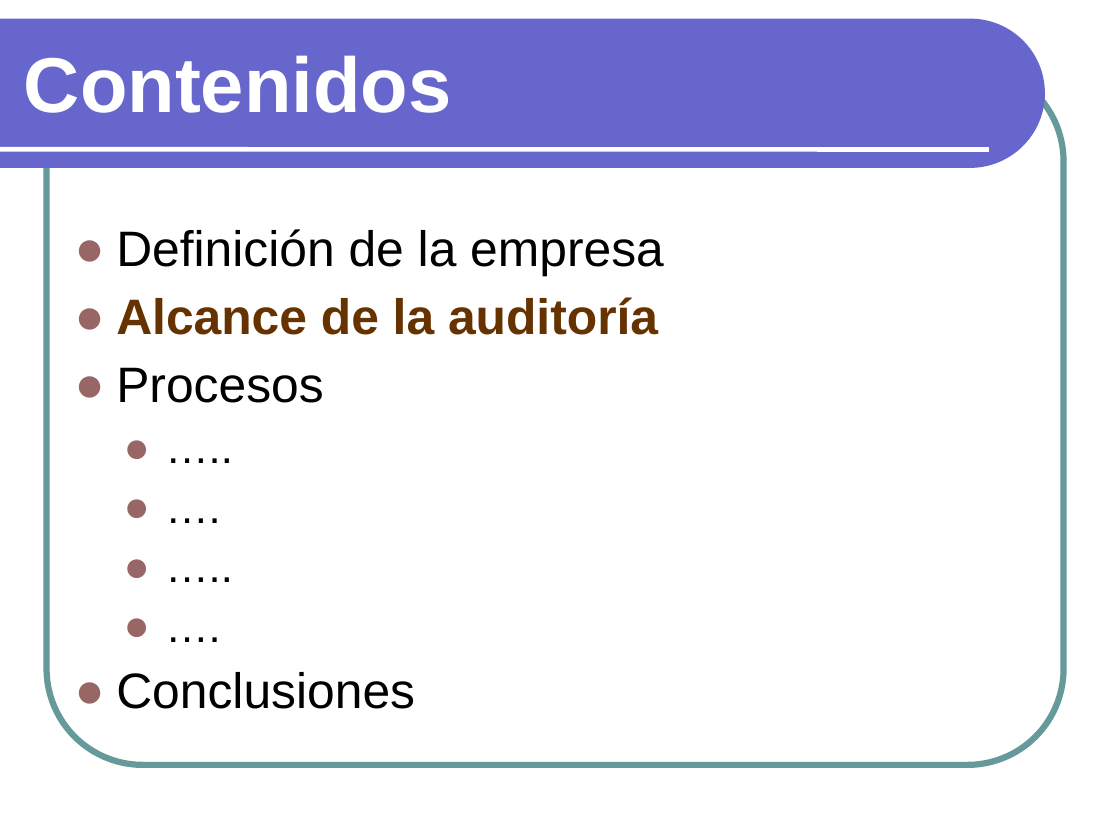
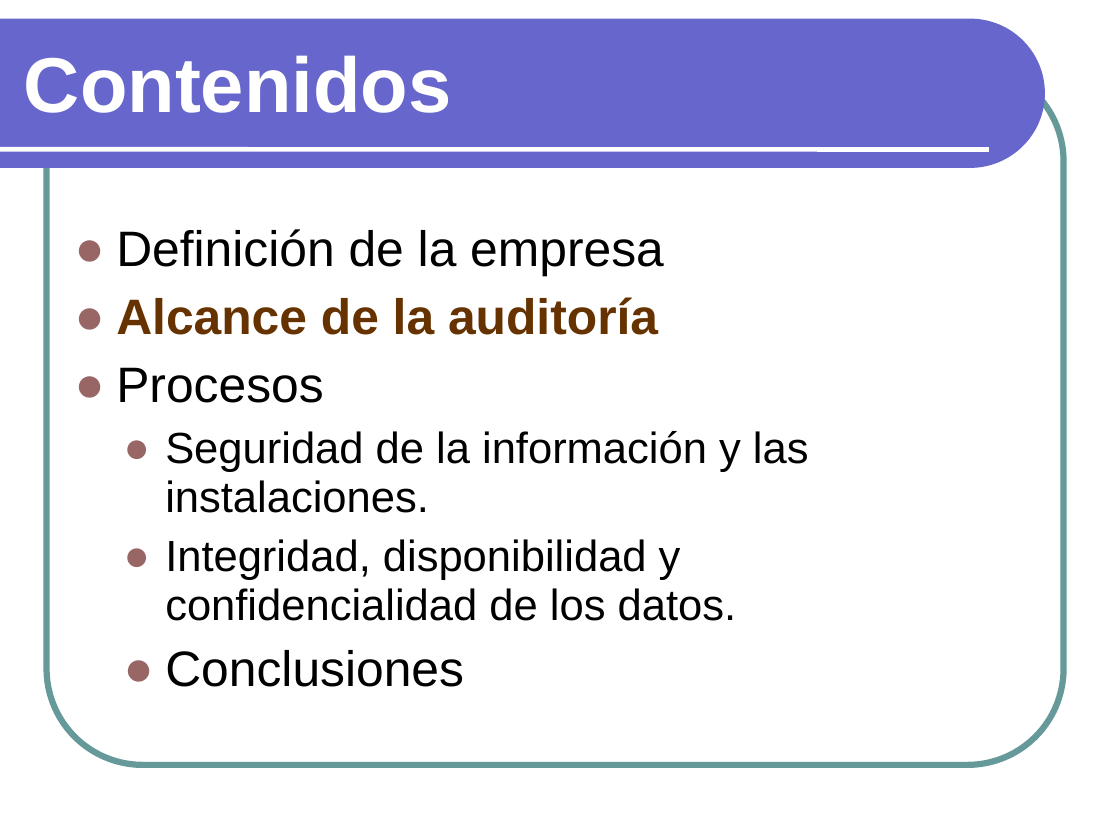
Before and after one commit to txedo/isi-auditoria, a slide deck: slide 8 of auditoria/presentacion/Presentacion.ppt. Drawn at 1120x840 pixels with LibreOffice and Linux fonts; fonts in the diff are those of the drawing. Boxes give left, top, right and bottom in pixels: in the first picture for what was removed or moved away, otherwise in the second. Text is boxed around its words. In the diff, an @@ line names an element or a change of style, - is before the commit and + after.

```diff
--- a/auditoria/presentacion/Presentacion.ppt
+++ b/auditoria/presentacion/Presentacion.ppt
@@ text at bbox=[165, 431, 809, 621]: text changed @@
-  ● …..
-  ● ….
-  ● …..
-  ● ….
+  ● Seguridad de la información y las instalaciones.
+  ● Integridad, disponibilidad y confidencialidad de los datos.
@@ text at bbox=[165, 650, 464, 687]: list level 1 to 2 in "Conclusiones" @@
```
Also in this commit, not shown: 6 other slides changed, 7 slides added, 4 slides removed, 1 other file.
